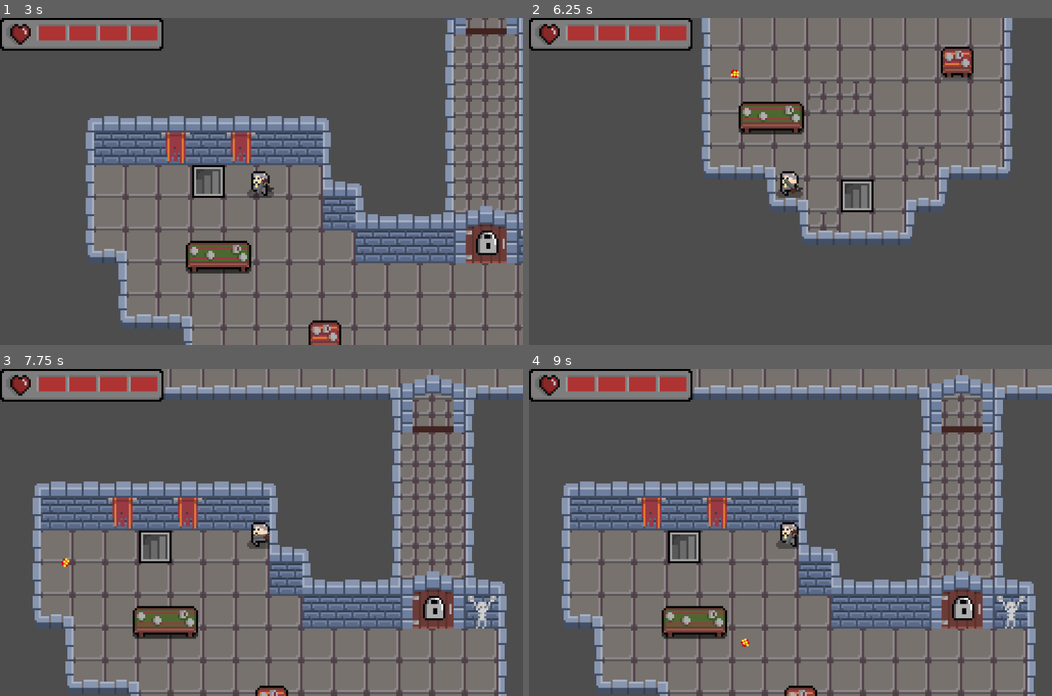
Above: before the commit, frames 1-4 (two rows, left to right).
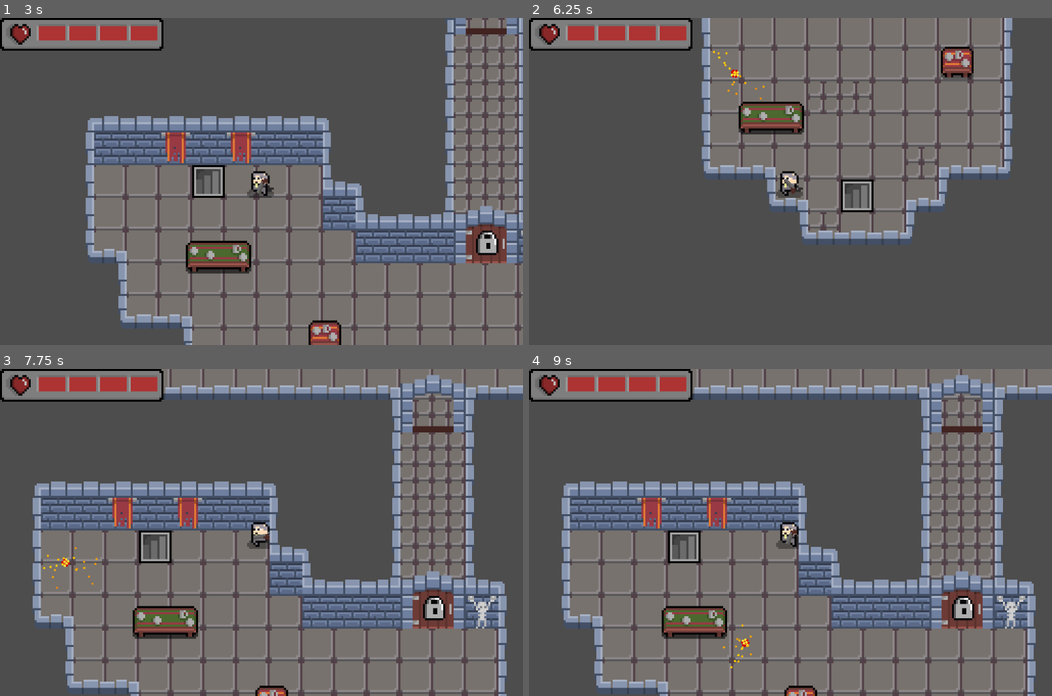
Above: after the commit, the same moments.

Repository: KrogSith/Holy_Quest
Game: Godot game, scene res://Scenes/game.tscn
Two runs of this game, one before a commit and one after it. Both use one fixed random seed, a clock stepped at 60 frames per second and the inputs below.
Inputs (mouse positions are in pixels of both pictures, inside the frame that each line leads up to):
- Up to frame 1 (3 s): move the mouse to (376, 165) at 0.52 s; hold D (move_right) 0.53-2.03 s; click (376, 165) at 0.6 s; tap W (move_up) at 0.77, 1.52 s; tap Enter at 1.25 s; move the mouse to (156, 197) at 1.27 s; click (156, 197) at 1.35 s; tap R (game_restart) at 2 s; move the mouse to (313, 109) at 2.02 s; hold A (move_left) 2.03-2.78 s; hold 2 2.03-2.78 s; click (313, 109) at 2.3 s; move the mouse to (235, 246) at 2.77 s; hold D (move_right) from 2.78 s (still down); tap 3 at 2.85 s
- Up to frame 2 (6.25 s): tap W (move_up) at 3.02, 3.77, 4.52, 6.02 s; click (764, 246) at 3.05 s; move the mouse to (947, 230) at 3.52 s; hold 4 3.53-4.28 s; click (947, 230) at 3.8 s; move the mouse to (633, 132) at 4.27 s; release D (move_right) at 4.28 s; hold A (move_left) 4.28-5.03 s; tap 5 at 4.35 s; click (633, 132) at 4.55 s; move the mouse to (816, 181) at 5.02 s; hold D (move_right) 5.03-5.78 s; hold 6 5.03-5.78 s; click (816, 181) at 5.3 s; move the mouse to (712, 99) at 5.77 s; hold A (move_left) from 5.78 s (still down); tap 7 at 5.85 s; click (712, 99) at 6.05 s
- Up to frame 3 (7.75 s): move the mouse to (376, 516) at 6.52 s; hold 8 6.53-7.28 s; tap W (move_up) at 6.77, 7.52 s; click (376, 516) at 6.8 s; move the mouse to (156, 548) at 7.27 s; release A (move_left) at 7.28 s; hold D (move_right) from 7.28 s (still down); tap 9 at 7.35 s; click (156, 548) at 7.55 s
- Up to frame 4 (9 s): keep holding D (move_right); move the mouse to (842, 460) at 8.02 s; click (842, 460) at 8.1 s; move the mouse to (764, 597) at 8.77 s; click (764, 597) at 8.85 s

Frame 1 is identical in both runs. In frame 2, less than 0.1% of the frame differs, in the area x 35-46%, y 10-25%; in frame 3, less than 0.1%, in the area x 8-19%, y 54-68%; in frame 4, less than 0.1%.

Commit message:
added particles to bullet and shotgun(not so good)

Diff:
--- a/Scenes/Characters/player.tscn
+++ b/Scenes/Characters/player.tscn
@@ -112,6 +112,37 @@
 radius = 4.0
 height = 12.0
 
+[sub_resource type="Gradient" id="Gradient_urfbx"]
+offsets = PackedFloat32Array(0, 0.508197, 1)
+colors = PackedColorArray(0.944411, 0, 0.216728, 1, 0.741176, 0.431373, 0, 1, 0.984314, 0.968627, 0.941176, 0)
+
+[sub_resource type="GradientTexture1D" id="GradientTexture1D_ecq4y"]
+gradient = SubResource("Gradient_urfbx")
+
+[sub_resource type="Curve" id="Curve_2r5ye"]
+_data = [Vector2(0, 1), 0.0, 0.0, 0, 0, Vector2(1, 0.417582), 0.0, 0.0, 0, 0]
+point_count = 2
+
+[sub_resource type="CurveTexture" id="CurveTexture_aj7dj"]
+curve = SubResource("Curve_2r5ye")
+
+[sub_resource type="ParticleProcessMaterial" id="ParticleProcessMaterial_f2i8s"]
+lifetime_randomness = 1.0
+particle_flag_disable_z = true
+angle_min = -720.0
+angle_max = 720.0
+spread = 180.0
+flatness = 1.0
+gravity = Vector3(50, 50, 0)
+tangential_accel_min = -100.0
+tangential_accel_max = 100.0
+scale_curve = SubResource("CurveTexture_aj7dj")
+color_ramp = SubResource("GradientTexture1D_ecq4y")
+turbulence_enabled = true
+collision_mode = 1
+collision_friction = 0.0
+collision_bounce = 1.0
+
 [node name="Player" type="CharacterBody2D"]
 y_sort_enabled = true
 collision_layer = 5
@@ -138,18 +169,31 @@
 
 [node name="Sprite2D" type="Sprite2D" parent="Weapon"]
 texture = ExtResource("4_selwg")
+metadata/_edit_lock_ = true
 
 [node name="Marker2D" type="Marker2D" parent="Weapon"]
 position = Vector2(4, 0)
+metadata/_edit_lock_ = true
 
 [node name="ShootSound" type="AudioStreamPlayer2D" parent="Weapon"]
 stream = ExtResource("6_7jqji")
+metadata/_edit_lock_ = true
 
 [node name="Gilza" type="AudioStreamPlayer2D" parent="Weapon"]
 stream = ExtResource("7_qpmf5")
+metadata/_edit_lock_ = true
 
 [node name="Timer" type="Timer" parent="Weapon"]
 one_shot = true
+
+[node name="GPUParticles2D" type="GPUParticles2D" parent="Weapon"]
+position = Vector2(4, 0)
+emitting = false
+amount = 16
+process_material = SubResource("ParticleProcessMaterial_f2i8s")
+lifetime = 0.5
+one_shot = true
+speed_scale = 5.0
 
 [node name="DeathSound" type="AudioStreamPlayer2D" parent="."]
 stream = ExtResource("8_uo374")
--- a/Scenes/Objects/bullet.tscn
+++ b/Scenes/Objects/bullet.tscn
@@ -6,6 +6,32 @@
 
 [sub_resource type="CircleShape2D" id="CircleShape2D_fbhib"]
 radius = 2.23607
+
+[sub_resource type="Gradient" id="Gradient_tgpw4"]
+offsets = PackedFloat32Array(0, 0.5, 1)
+colors = PackedColorArray(1, 0.831373, 0, 1, 1, 0, 0, 0.501961, 1, 1, 1, 0)
+
+[sub_resource type="GradientTexture1D" id="GradientTexture1D_shp2v"]
+gradient = SubResource("Gradient_tgpw4")
+
+[sub_resource type="Curve" id="Curve_xycdm"]
+_data = [Vector2(0, 1), 0.0, 0.0, 0, 0, Vector2(1, 0), 0.0, 0.0, 0, 0]
+point_count = 2
+
+[sub_resource type="CurveTexture" id="CurveTexture_a4jyf"]
+curve = SubResource("Curve_xycdm")
+
+[sub_resource type="ParticleProcessMaterial" id="ParticleProcessMaterial_5a08l"]
+particle_flag_disable_z = true
+angle_min = -720.0
+angle_max = 720.0
+inherit_velocity_ratio = 1.0
+gravity = Vector3(-100, 0, 0)
+scale_curve = SubResource("CurveTexture_a4jyf")
+color_ramp = SubResource("GradientTexture1D_shp2v")
+turbulence_enabled = true
+turbulence_noise_strength = 0.0
+turbulence_noise_scale = 0.0
 
 [node name="Bullet" type="Area2D"]
 collision_layer = 2
@@ -16,9 +42,14 @@
 texture = ExtResource("1_g8kor")
 
 [node name="CollisionShape2D" type="CollisionShape2D" parent="."]
+visible = false
 shape = SubResource("CircleShape2D_fbhib")
 
 [node name="InWall" type="AudioStreamPlayer2D" parent="."]
 stream = ExtResource("3_y5rjx")
 
+[node name="GPUParticles2D" type="GPUParticles2D" parent="."]
+amount = 120
+process_material = SubResource("ParticleProcessMaterial_5a08l")
+
 [connection signal="body_entered" from="." to="." method="_on_body_entered"]
--- a/Scripts/Characters/Player.gd
+++ b/Scripts/Characters/Player.gd
@@ -106,6 +106,7 @@
 	#$Weapon/Sprite2D.rotation_degrees -= 5
 	owner.add_child(bullet)
 	bullet.transform = $Weapon/Marker2D.global_transform
+	$Weapon/GPUParticles2D.emitting = true
 	$Weapon/ShootSound.play()
 	#await get_tree().create_timer(0.5).timeout
 	#$Weapon/Gilza.play()
Not shown: 1 places in Scenes/Characters/player.tscn that only renumber resources
Not shown: 1 places in Scenes/Objects/bullet.tscn that only renumber resources
